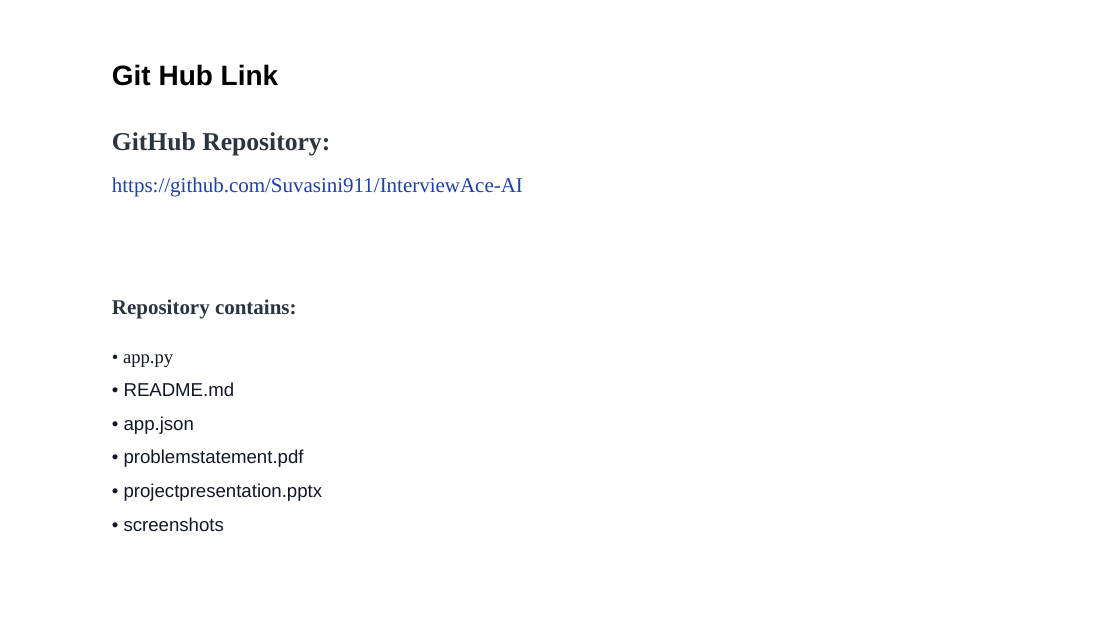
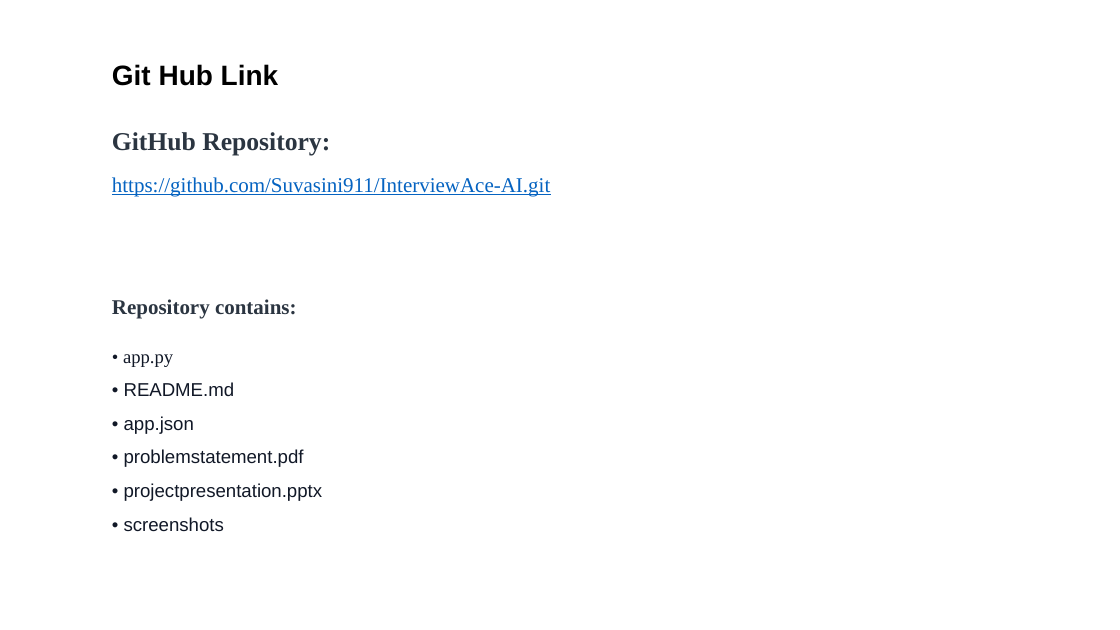
Before and after one commit to Suvasini911/InterviewAce-AI, a slide deck: slide 14 of InterviewAce_AI_Project_Submission_v2.pptx. Drawn at 1120x630 pixels with LibreOffice and Linux fonts; fonts in the diff are those of the drawing. Boxes give left, top, right and bottom in pixels: in the first picture for what was removed or moved away, otherwise in the second. Text is boxed around its words. In the diff, an @@ line names an element or a change of style, - is before the commit and + after.

```diff
--- a/InterviewAce_AI_Project_Submission_v2.pptx
+++ b/InterviewAce_AI_Project_Submission_v2.pptx
@@ text at [112, 177, 550, 197]: text changed; text colour #1E40AF to #0563C1 @@
-https://github.com/Suvasini911/InterviewAce-AI
+https://github.com/Suvasini911/InterviewAce-AI.git
```
